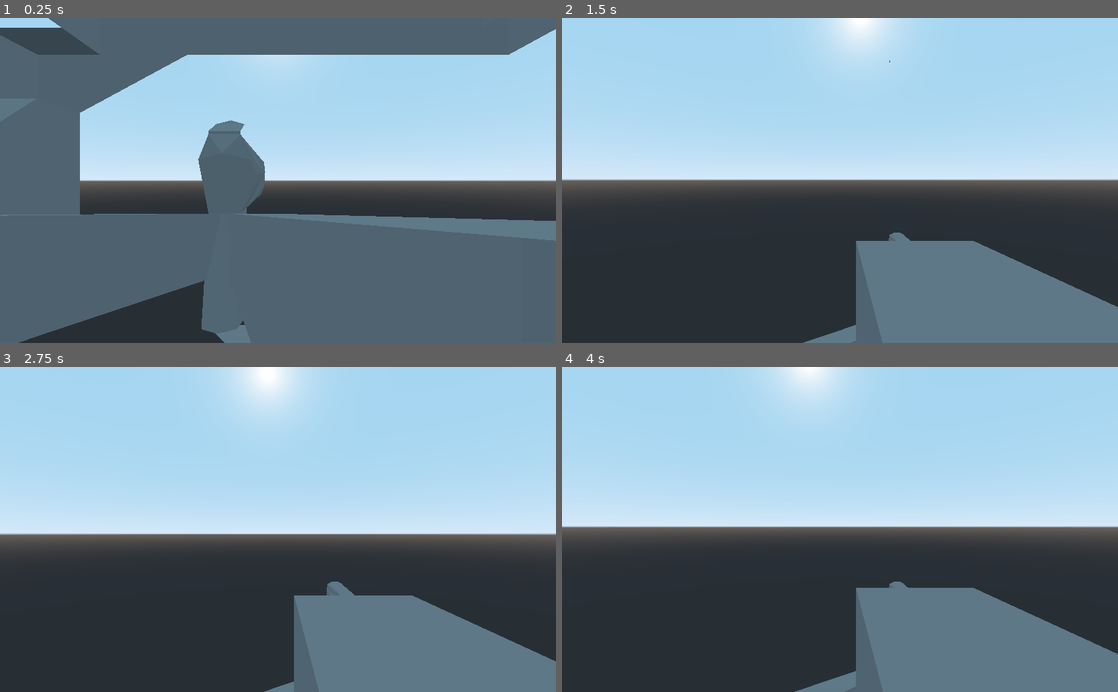
Above: before the commit, frames 1-4 (two rows, left to right).
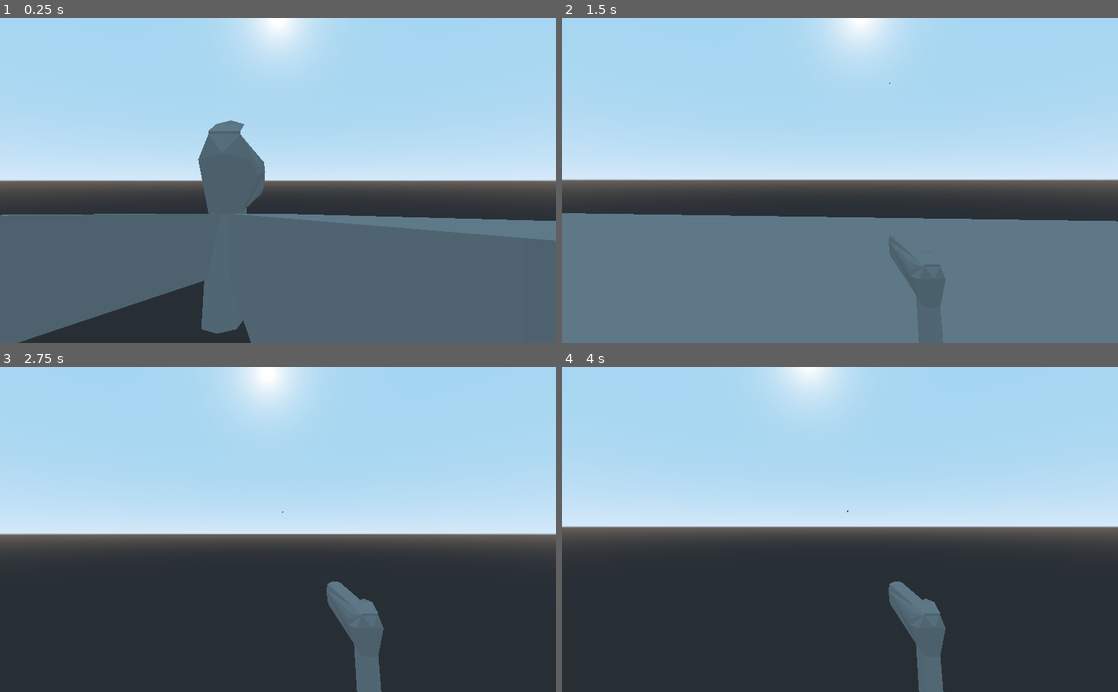
Above: after the commit, the same moments.

Repository: bigdavisc/ProjectTesseract
Game: Godot game, scene res://Core/Game.tscn
Two runs of this game, one before a commit and one after it. Both use one fixed random seed, a clock stepped at 60 frames per second and the inputs below.
Inputs (mouse positions are in pixels of both pictures, inside the frame that each line leads up to):
- Up to frame 1 (0.25 s): no input
- Up to frame 2 (1.5 s): move the mouse to (867, 180) at 0.52 s; hold W (move_forward) from 0.53 s (still down); click (867, 180) at 0.6 s; tap Space (jump) at 0.77 s; move the mouse to (812, 180) at 1.27 s; tap Q at 1.35 s
- Up to frame 3 (2.75 s): keep holding W (move_forward); tap Space (jump) at 1.52 s; move the mouse to (289, 523) at 2.02 s; click (289, 523) at 2.1 s
- Up to frame 4 (4 s): keep holding W (move_forward); move the mouse to (834, 536) at 2.77 s; tap Q at 2.85 s; tap Space (jump) at 3.02, 3.77 s; tap Enter at 3.5 s; move the mouse to (878, 532) at 3.52 s; click (878, 532) at 3.6 s

The runs differ from the first frame. In frame 1, 20% of the frame differs, in the area x 0-100%, y 0-100%; in frame 2, 27%, in the area x 0-100%, y 13-100%; in frame 3, 10%; in frame 4, 12%.

Commit message:
Still working on meshes

Diff:
--- a/Core/Game.tscn
+++ b/Core/Game.tscn
@@ -7,3 +7,4 @@
 script = ExtResource( 1 )
 
 [node name="map-Facility" parent="." instance=ExtResource( 2 )]
+transform = Transform( 1.5, 0, 0, 0, 1.5, 0, 0, 0, 1.5, 0, -48, 0 )
--- a/Entities/Player/Player.gd
+++ b/Entities/Player/Player.gd
@@ -17,7 +17,7 @@
 func _ready():
 	Input.set_mouse_mode(Input.MOUSE_MODE_CAPTURED)
 	if is_network_master():
-		$MeshInstance.set_layer_mask_bit(1, false)
+		$MeshInstance.set_layer_mask_bit(0, false)
 
 puppet func setPosition(pos):
 	set_global_transform(pos)
